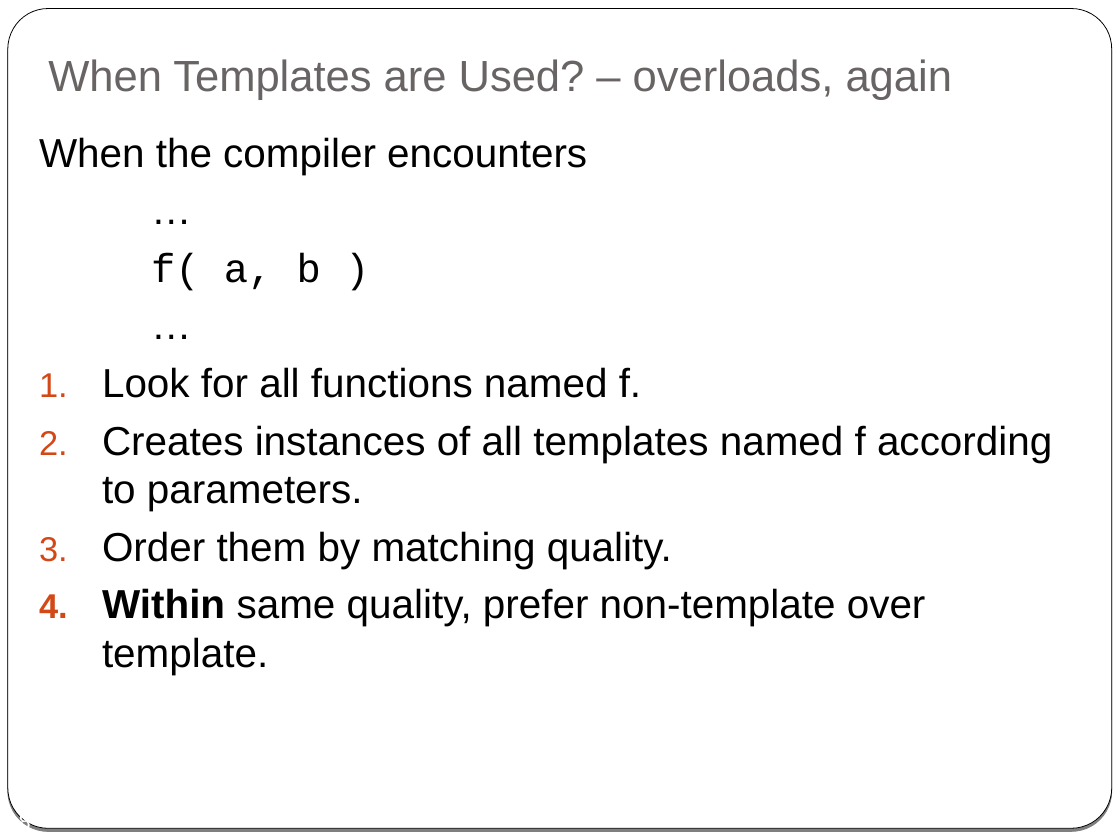
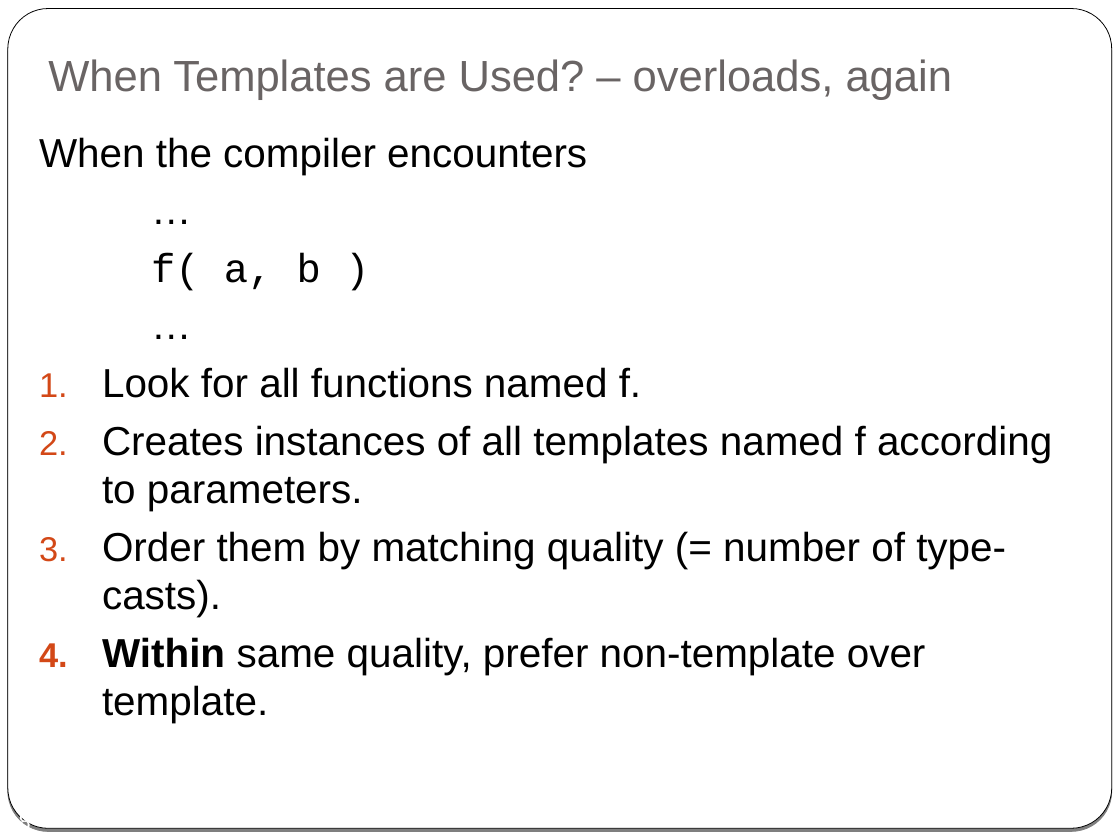
Before and after one commit to cpp-at-ariel/cpp-5781, a slide deck: slide 18 of 08-templates-iterators/slides-1-function-templates.odp. Drawn at 1120x840 pixels with LibreOffice and Linux fonts; fonts in the diff are those of the drawing. Boxes give left, top, right and bottom in pixels: in the first picture for what was removed or moved away, otherwise in the second. Text is boxed around its words. In the diff, an @@ line names an element or a change of style, - is before the commit and + after.

```diff
--- a/08-templates-iterators/slides-1-function-templates.odp
+++ b/08-templates-iterators/slides-1-function-templates.odp
@@ text at [102,531,1006,617]: text changed @@
-3. Order them by matching quality.
+3. Order them by matching quality (= number of type-casts).
```
Also in this commit, not shown: 29 other files.
